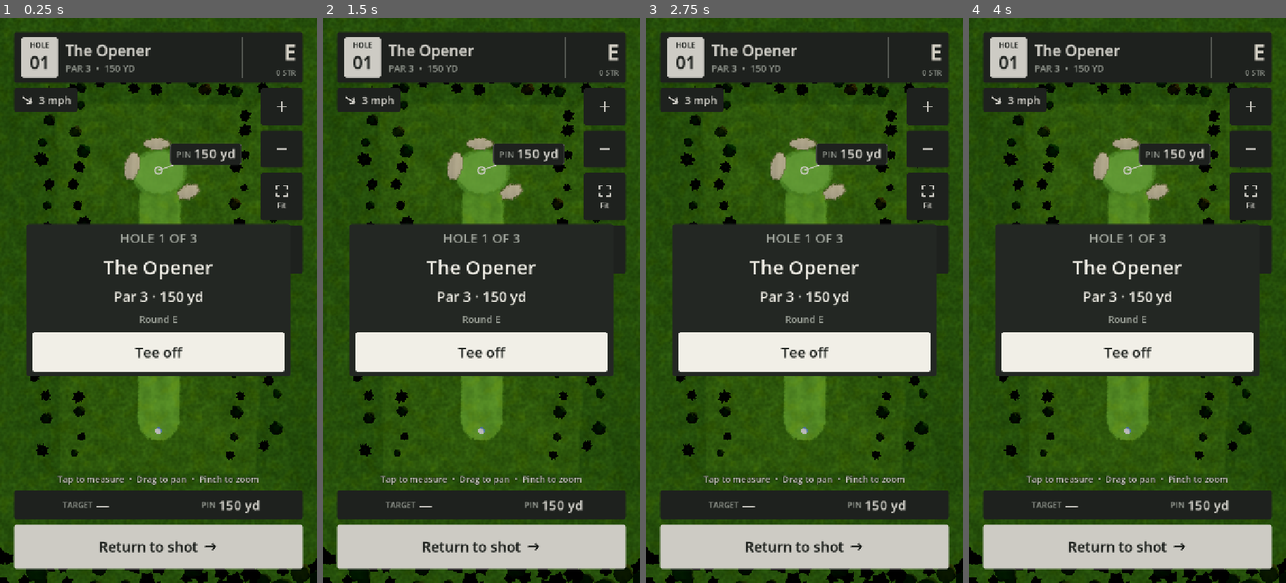
Above: before the commit, frames 1-4 (left to right).
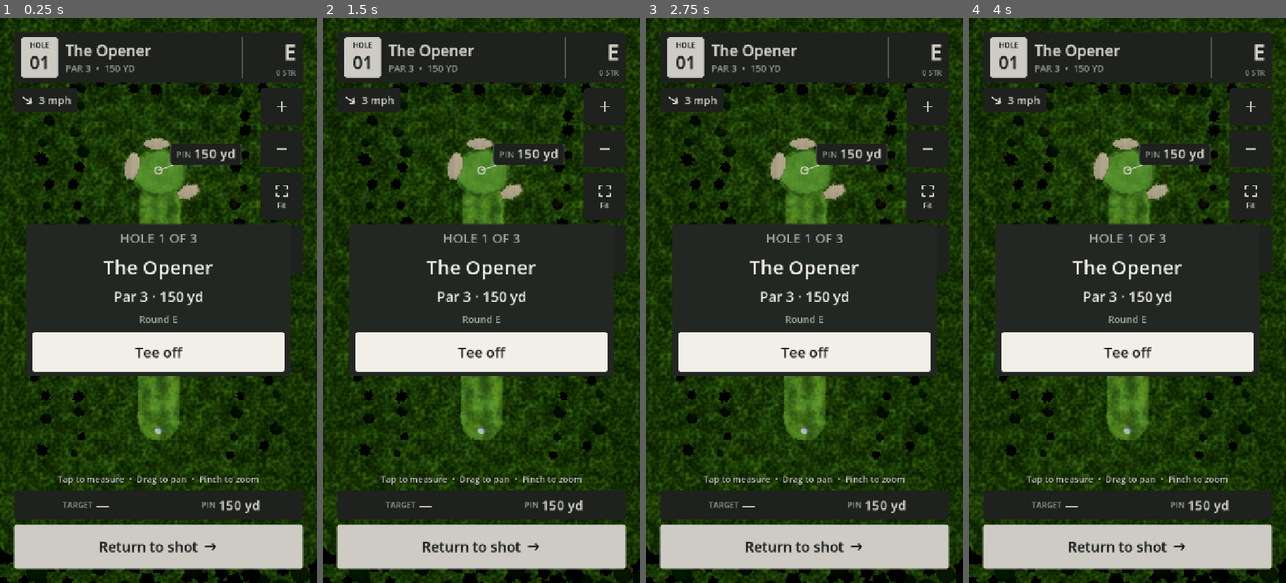
Above: after the commit, the same moments.

Repository: stester101/footgolf
Game: Godot game, scene res://scenes/round.tscn
The game is run twice, just before and just after one commit, with the same random seed, the same clock (stepped at 60 frames per second) and the same inputs. This scene is started directly instead of the project's main scene.
Inputs (mouse positions are in pixels of both pictures, inside the frame that each line leads up to):
- Up to frame 1 (0.25 s): no input
- Up to frame 2 (1.5 s): click (605, 108) at 0.52 s; click (605, 147) at 1.27 s
- Up to frame 3 (2.75 s): click (928, 198) at 2.02 s
- Up to frame 4 (4 s): click (1251, 249) at 2.77 s; click (1127, 549) at 3.52 s

The runs differ from the first frame. In frame 1, 33% of the frame differs, in the area x 0-100%, y 0-100%; in frame 2, 33%; in frame 3, 33%; in frame 4, 33%.

Commit message:
Graphics pass + next-hole loading summary
- Turf: shared turf.gdshaderinc (terrain + grass tufts), code-generated tileable
  noise texture (WorldTextures), separate surface-kind map; view-dependent mowing
  stripes (fine on greens), clumpy rough, grain, sand lip/rake; outer ground uses
  the same material so the rough continues seamlessly.
- Grass tufts: MultiMesh of blade tufts around the resting ball, dense in rough,
  short near the ball on fairway/tee/fringe, none on green/sand/water; heights
  follow the rendered terrain triangles exactly.
- Trees: procedural multi-lobe deciduous crowns, jagged tiered conifers, flared
  trunks with limbs, bark shader, per-tree tint/lean; same physics proxies.
- Water: rippled normals, Fresnel analytic sky + treeline reflection, sun glints,
  shallow shore band. Pin: larger flag with hoist band, distance-scaled up to 4x.
- Hole summary card with score name, stats, scorecard, UP NEXT and a loading bar;
  next hole is built incrementally in a hidden CourseView (time-sliced) and
  'Next hole' stays disabled until ready (3 s UI fallback + 20 s preload timeout).
- Smoke driver waits (bounded) for the greyed Next hole button.

Co-Authored-By: Claude Opus 5.5 <noreply@anthropic.com>
Claude-Session: https://claude.ai/code/session_011RuWkb9gHBafNM578dq4MQ

Diff:
--- a/assets/shaders/foliage.gdshader
+++ b/assets/shaders/foliage.gdshader
@@ -31,6 +31,12 @@
 	c *= mix(0.55, 1.18, smoothstep(0.25, 0.8, leaves));
 	c *= mix(0.6, 1.0, up);
 	c = mix(c, c * vec3(1.18, 1.14, 0.78), smoothstep(0.55, 0.9, n.r) * 0.45 * up);
+	vec3 cam = (INV_VIEW_MATRIX * vec4(0.0, 0.0, 0.0, 1.0)).xyz;
+	if (dot(cam - wpos, wn) < 0.0) {
+		// underside of skirts / inner crown: shaded, and keep the sky ambient from tinting it blue
+		c *= 0.4;
+		NORMAL = normalize((VIEW_MATRIX * vec4(0.0, 1.0, 0.0, 0.0)).xyz);
+	}
 	ALBEDO = c;
 	ROUGHNESS = 0.92;
 	BACKLIGHT = c * 0.55;
--- a/assets/shaders/grass_blades.gdshader
+++ b/assets/shaders/grass_blades.gdshader
@@ -28,8 +28,9 @@
 	float rough_w;
 	float sand_w;
 	vec3 g = turf_albedo(root.xz, cam - root, rough_w, sand_w);
-	vec3 c = g * COLOR.rgb * mix(0.62, 1.18, hfrac);
+	vec3 c = g * COLOR.rgb * mix(0.78, 1.15, hfrac);
 	c = mix(c, c * vec3(1.15, 1.1, 0.75), smoothstep(0.75, 1.0, hfrac) * 0.35);
+	NORMAL = normalize((VIEW_MATRIX * vec4(0.0, 1.0, 0.0, 0.0)).xyz);
 	ALBEDO = c;
 	ROUGHNESS = 0.8;
 	SPECULAR = 0.3;
--- a/assets/shaders/water.gdshader
+++ b/assets/shaders/water.gdshader
@@ -27,7 +27,7 @@
 	vec4 a = texture(noise_tex, p / 26.0 + vec2(t * 0.010, t * 0.006));
 	vec4 b = texture(noise_tex, p / 9.5 + vec2(-t * 0.018, t * 0.014));
 	vec4 c = texture(noise_tex, p / 3.3 + vec2(t * 0.031, -t * 0.027));
-	vec2 slope = ((a.rg - 0.5) * 0.30 + (b.gr - 0.5) * 0.22 + (c.br - 0.5) * 0.16) * ripple;
+	vec2 slope = ((a.rg - 0.5) * 0.24 + (b.gr - 0.5) * 0.16 + (c.br - 0.5) * 0.10) * ripple;
 	vec3 cam = (INV_VIEW_MATRIX * vec4(0.0, 0.0, 0.0, 1.0)).xyz;
 	vec3 v = normalize(cam - wpos);
 	// ripples flatten out with distance (and grazing angles) to avoid noisy sparkle
@@ -44,7 +44,7 @@
 	float shallow = smoothstep(0.55, 1.0, shore);
 	vec3 body = mix(deep_color, shallow_color, shallow);
 	ALBEDO = body * (1.0 - fres);
-	EMISSION = sky * fres * 0.85;
+	EMISSION = sky * fres * 0.7;
 	SPECULAR = 0.0;
 	ROUGHNESS = 1.0;
 	ALPHA = clamp(mix(0.86, 1.0, fres) * (1.0 - smoothstep(0.94, 1.0, shore) * 0.45), 0.0, 1.0);
--- a/scripts/world/course_view.gd
+++ b/scripts/world/course_view.gd
@@ -243,7 +243,7 @@
 		var cy: float = t["canopy_y"]
 		var yaw := rng.randf() * TAU
 		var conif := int(t["kind"]) != 0
-		var bark := Color(0.36, 0.27, 0.20) if not conif else Color(0.40, 0.25, 0.17)
+		var bark := Color(0.17, 0.12, 0.085) if not conif else Color(0.20, 0.11, 0.07)
 		bark = bark * rng.randf_range(0.8, 1.1)
 		bark.a = 1.0
 		_push("trunk_c" if conif else "trunk_d", Transform3D(Basis(Vector3.UP, yaw).scaled(Vector3(tr, th + 0.15, tr)), Vector3(x, base_y - 0.15, z)), bark)
--- a/scripts/world/terrain_builder.gd
+++ b/scripts/world/terrain_builder.gd
@@ -7,14 +7,14 @@
 
 ## sRGB base colours (the turf shader adds stripes, clumps, grain and tint variation on top).
 const COLORS := {
-	Surface.Type.TEE: Color(0.40, 0.62, 0.22),
-	Surface.Type.FAIRWAY: Color(0.38, 0.60, 0.20),
-	Surface.Type.FRINGE: Color(0.36, 0.58, 0.21),
-	Surface.Type.GREEN: Color(0.42, 0.66, 0.25),
-	Surface.Type.ROUGH: Color(0.29, 0.46, 0.15),
+	Surface.Type.TEE: Color(0.35, 0.55, 0.20),
+	Surface.Type.FAIRWAY: Color(0.34, 0.54, 0.19),
+	Surface.Type.FRINGE: Color(0.31, 0.50, 0.19),
+	Surface.Type.GREEN: Color(0.37, 0.60, 0.22),
+	Surface.Type.ROUGH: Color(0.25, 0.40, 0.14),
 	Surface.Type.BUNKER: Color(0.88, 0.80, 0.62),
 	Surface.Type.WATER: Color(0.22, 0.24, 0.14),
-	Surface.Type.OOB: Color(0.25, 0.41, 0.14),
+	Surface.Type.OOB: Color(0.23, 0.37, 0.13),
 }
 ## Surface "kind" weights for the turf shader: R = mown fairway/tee/fringe, G = putting green,
 ## B = rough/long grass, A = sand. Stored in a second map texture.
Not shown, changed: assets/shaders/turf.gdshaderinc
